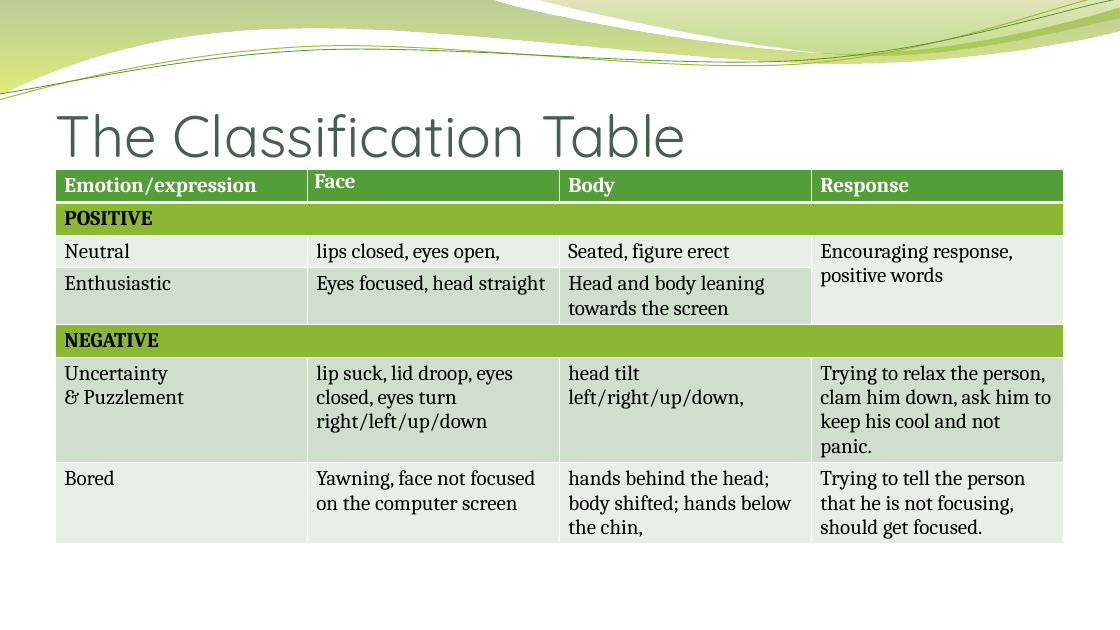
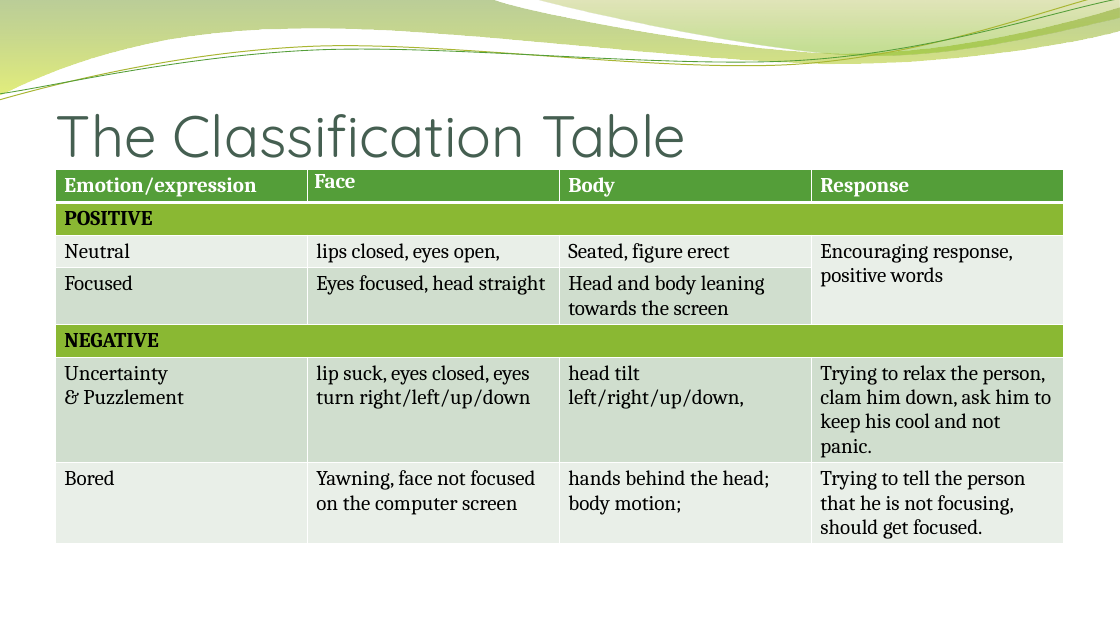
Before and after one commit to kvermun/IEEEApp, a slide deck: slide 6 of Presentation.pptx. Drawn at 1120x630 pixels with LibreOffice and Linux fonts; fonts in the diff are those of the drawing; background and template pictures are left out. Boxes give left, top, right and bottom in pixels: in the first picture for what was removed or moved away, otherwise in the second. Text is boxed around its words. In the diff, an @@ line names an element or a change of style, - is before the commit and + after.

```diff
--- a/Presentation.pptx
+++ b/Presentation.pptx
@@ table at [56,170,1065,556] @@
-row 4, column 1: Enthusiastic
+row 4, column 1: Focused
-row 6, column 2: lip suck, lid droop, eyes closed, eyes turn right/left/up/down
+row 6, column 2: lip suck, eyes closed, eyes turn right/left/up/down
-row 7, column 3: hands behind the head; body shifted; hands below the chin,
+row 7, column 3: hands behind the head; body motion;
```
Also in this commit, not shown: 2 other slides changed, 1 other file.
